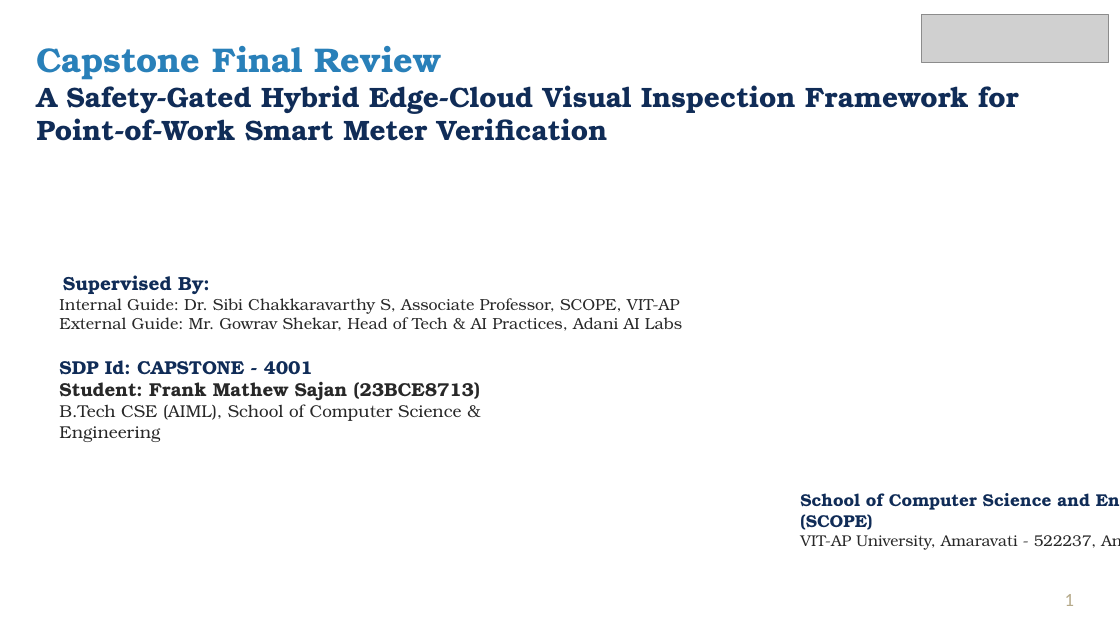
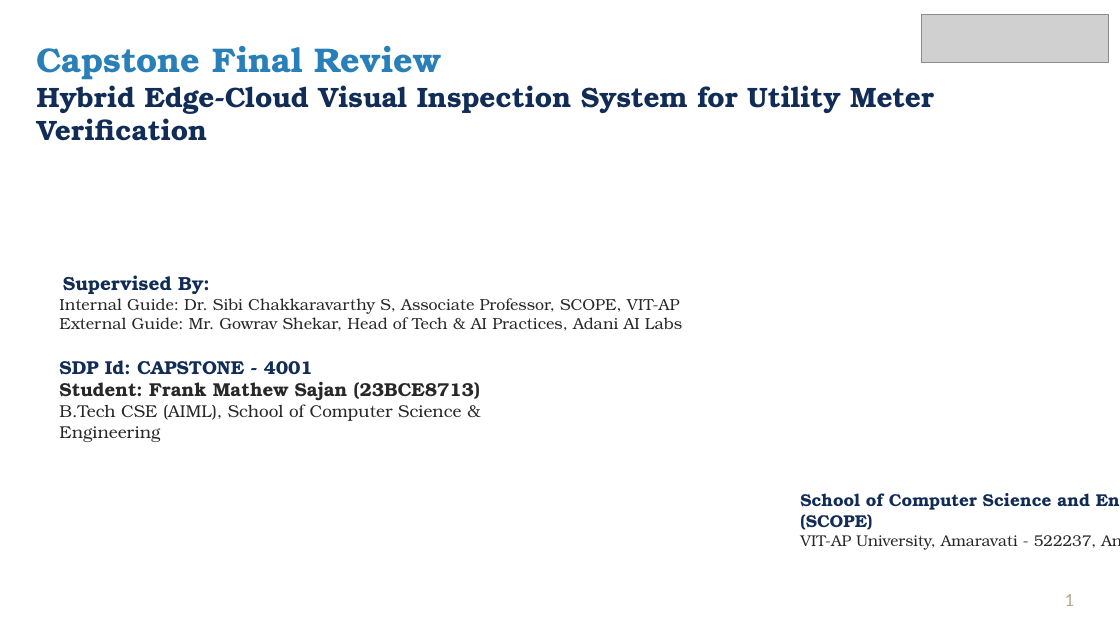
Before and after one commit to frankmathewsajan/psychic-spark, a slide deck: slide 1 of docs/presentation/Capstone_Final_Review_Presentation.pptx. Drawn at 1120x630 pixels with LibreOffice and Linux fonts; fonts in the diff are those of the drawing; grey boxes stand for pictures; background and template pictures are left out. Boxes give left, top, right and bottom in pixels: in the first picture for what was removed or moved away, otherwise in the second. Text is boxed around its words. In the diff, an @@ line names an element or a change of style, - is before the commit and + after.

```diff
--- a/docs/presentation/Capstone_Final_Review_Presentation.pptx
+++ b/docs/presentation/Capstone_Final_Review_Presentation.pptx
@@ text at (37, 79, 934, 141): text changed @@
-A Safety-Gated Hybrid Edge-Cloud Visual Inspection Framework for Point-of-Work Smart Meter Verification
+Hybrid Edge-Cloud Visual Inspection System for Utility Meter Verification
```
Also in this commit, not shown: 13 other slides changed, 4 other files.
